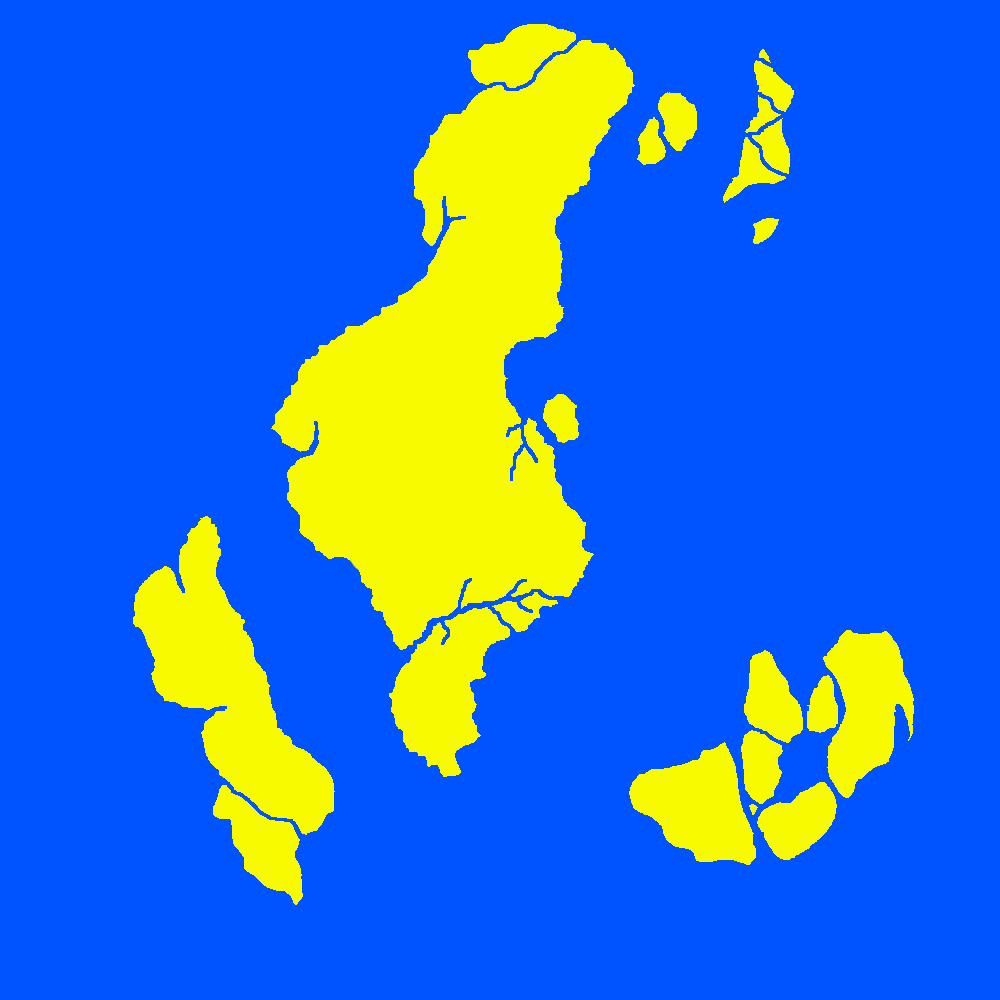
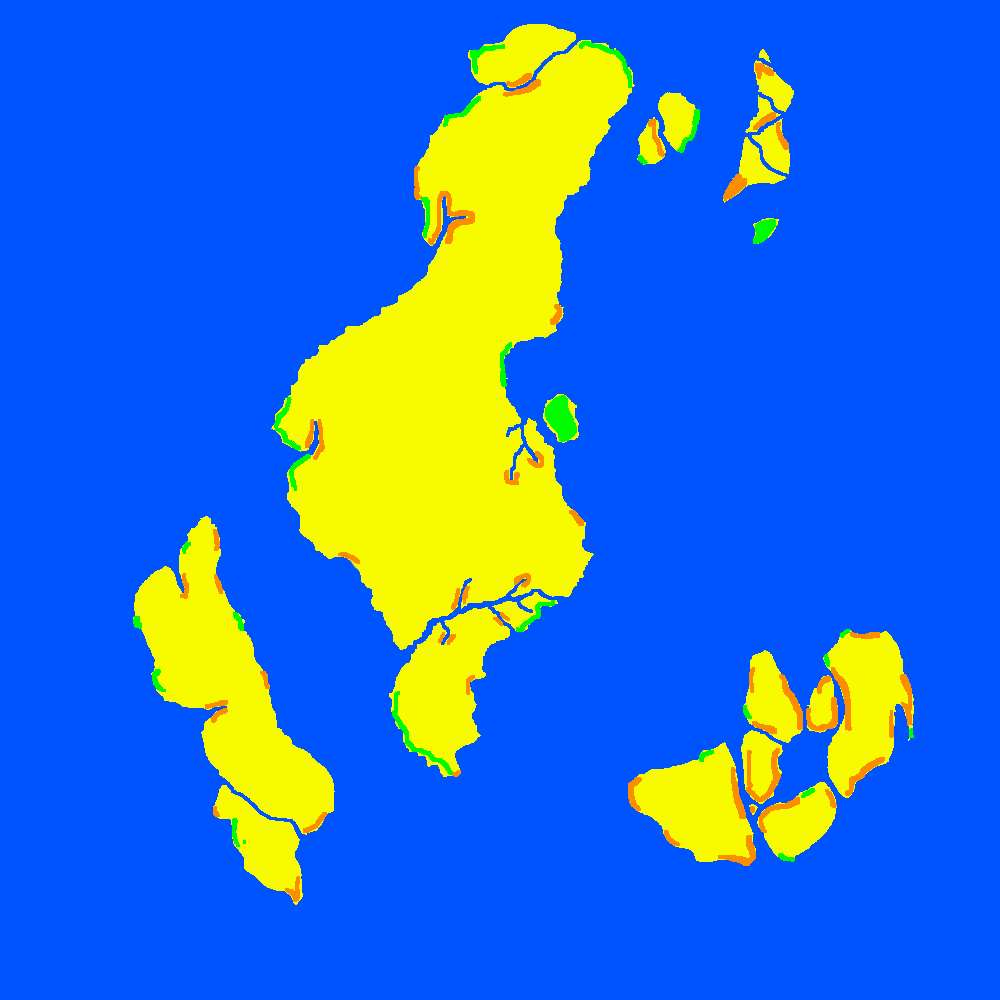
The second 1000px x 1000px image is a revision of the first. Changes to its layers:
added layer "Provision" above "Treasure" over [133, 41, 914, 862]
added layer "Treasure" above "Flüsse Hauptinsel" over [180, 63, 912, 902]
